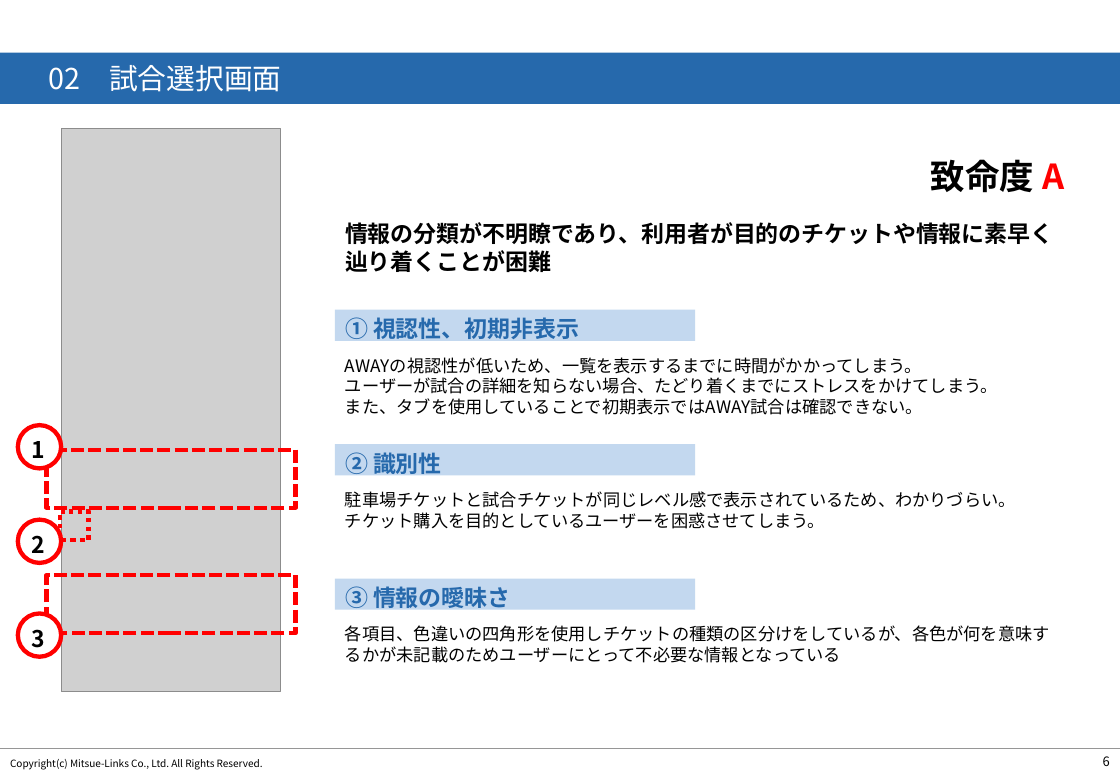
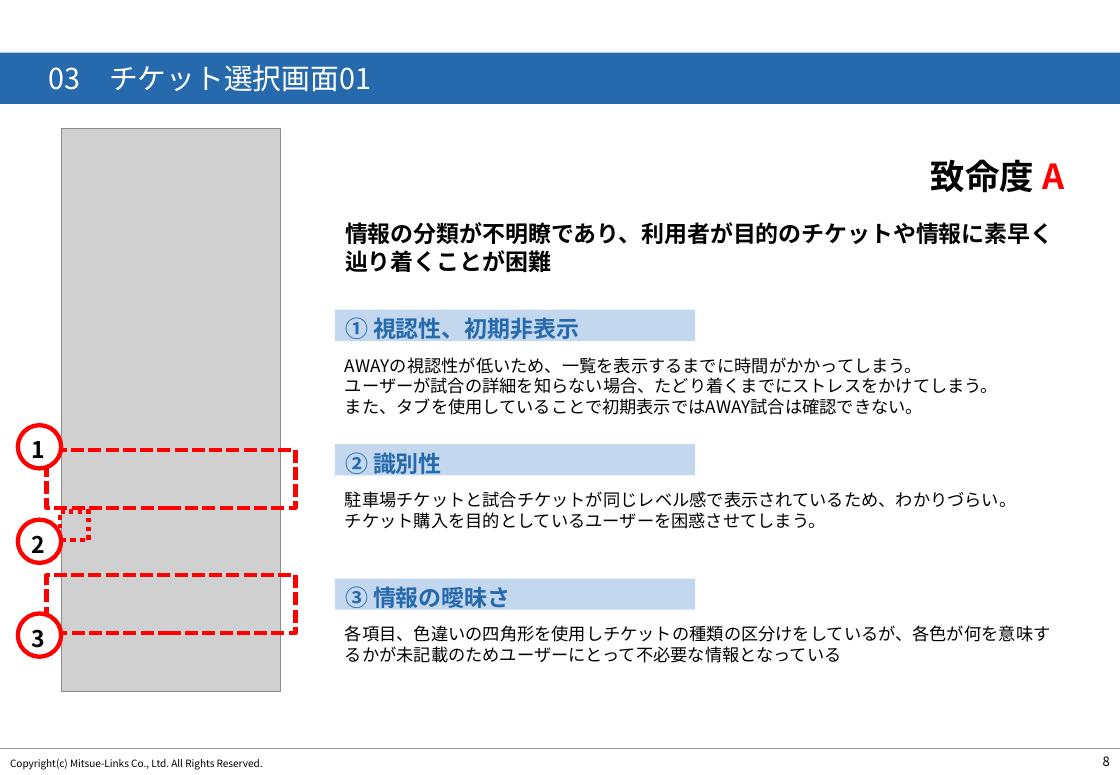
Before and after one commit to sakitama14/TheOdinProject, a slide deck: slide 9 of 調査報告書.pptx (slide 7 before the commit). Drawn at 1120x775 pixels with LibreOffice and Linux fonts; fonts in the diff are those of the drawing; grey boxes stand for pictures; background and template pictures are left out. Boxes give left, top, right and bottom in pixels: in the first picture for what was removed or moved away, otherwise in the second. Text is boxed around its words. In the diff, an @@ line names an element or a change of style, - is before the commit and + after.

```diff
--- a/調査報告書.pptx
+++ b/調査報告書.pptx
@@ text at [48,65,371,92]: text changed @@
-02 試合選択画面
+03 チケット選択画面01
```
Also in this commit, not shown: 3 other slides changed, 2 slides added.
